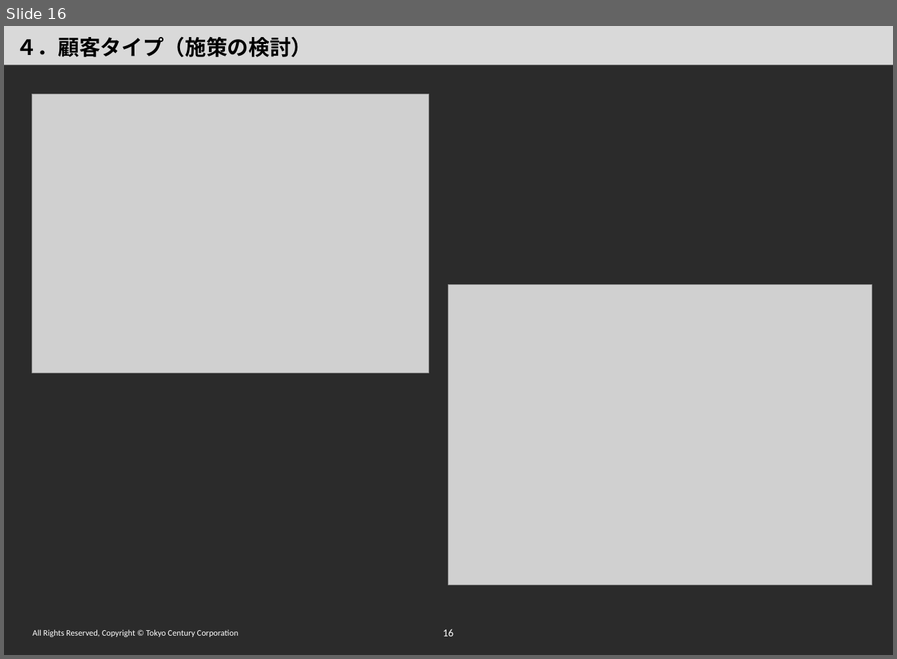
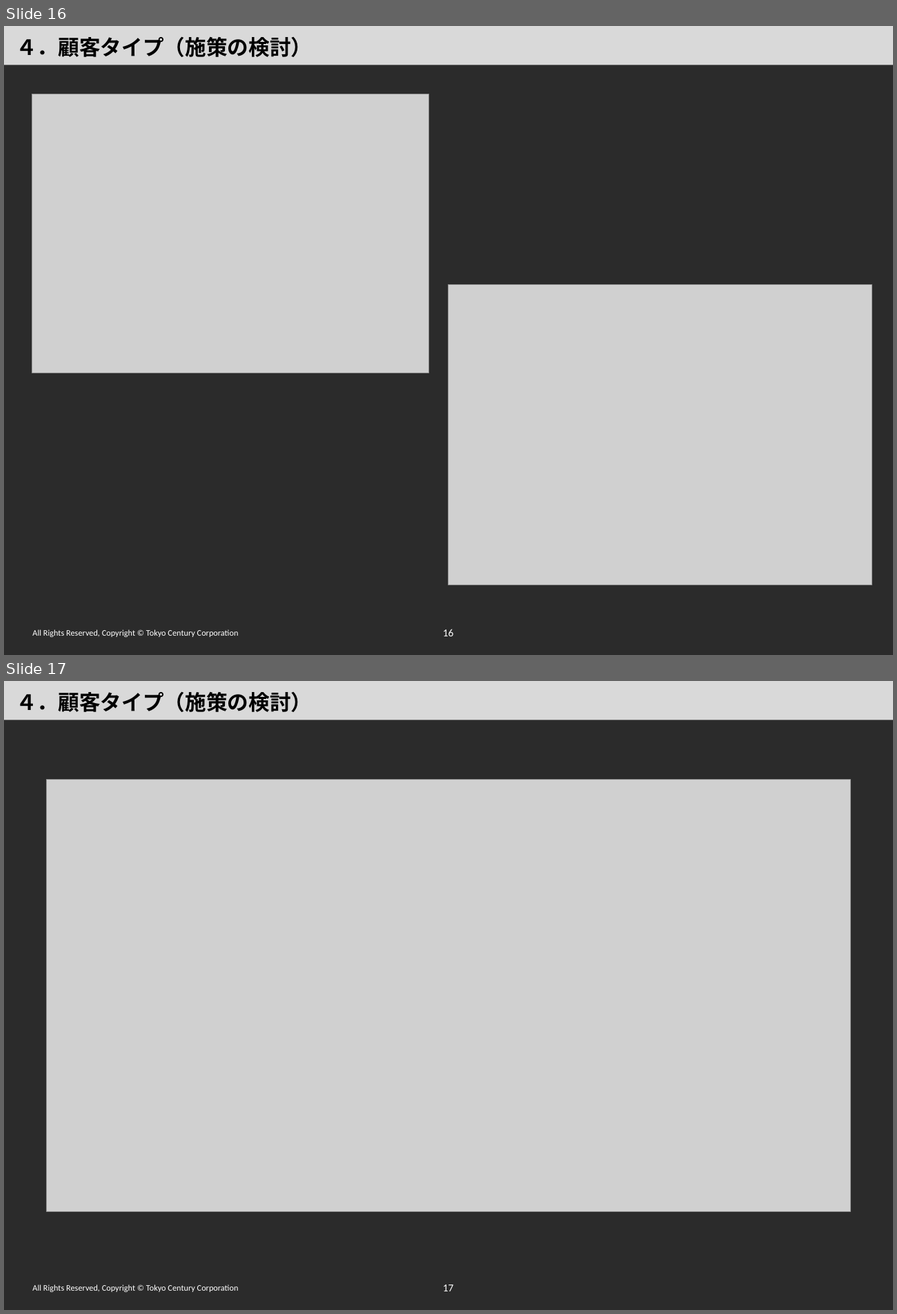
Before and after one commit to LuSTop/self, a slide deck: データ分析活用事例.pptx. Shown one above the other, each under a label of ours: slide 16 before the commit, slides 16 and 17 after it. The pictures are 897x659 and 897x1314 pixels, drawn with LibreOffice and Linux fonts; fonts in the diff are those of the drawing; grey boxes stand for pictures; background and template pictures are left out; a plain dark background stands for a picture behind light text. Boxes give left, top, right and bottom in pixels: in the first picture for what was removed or moved away, otherwise in the second. Text is boxed around its words. In the diff, an @@ line names an element or a change of style, - is before the commit and + after.

```diff
--- a/データ分析活用事例.pptx
+++ b/データ分析活用事例.pptx
@@ slide 17 added at box(4, 681, 893, 1310), background picture (left out); not listed: 2 template elements that a slide beside it also shows @@
@@ rectangle added at box(4, 681, 893, 720), fill #D9D9D9, 20 pt, text #000000, bold @@
+４．顧客タイプ（施策の検討）
@@ picture added at box(47, 779, 850, 1212) @@
```
Also in this commit, not shown: 6 slides changed, 1 other slide added.
